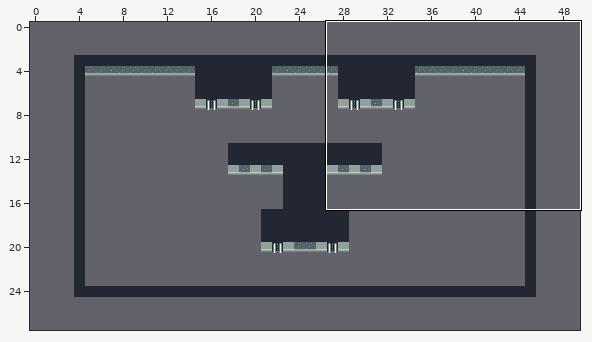
An edit to a level. Tiled map, 6. collisions/scenes/0/0.tmx. The picture above shows the old version from afar; the outline marks the close-up.
Close-up. Before:
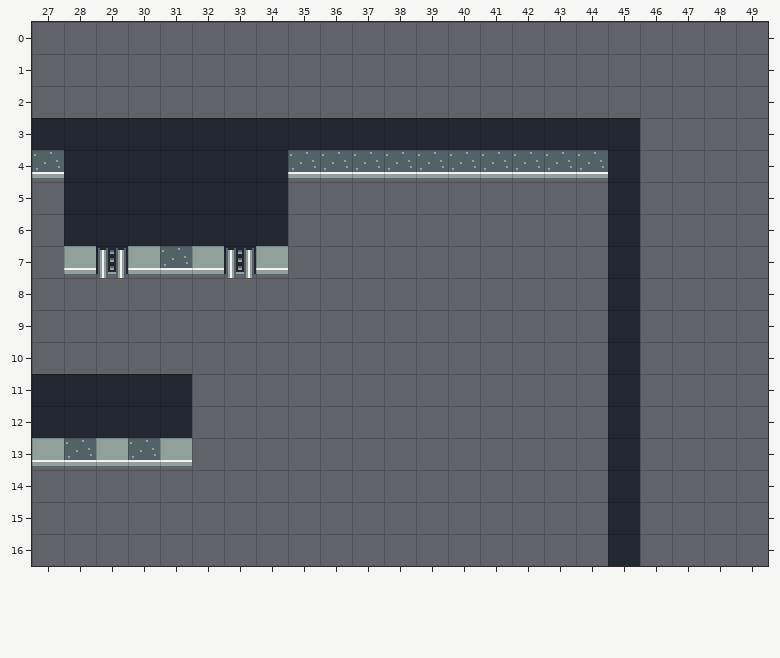
Cells are 16x16 px. Shown: x 27..49, y 0..16. The commit also changed other parts of the map, which this record leaves out.
After:
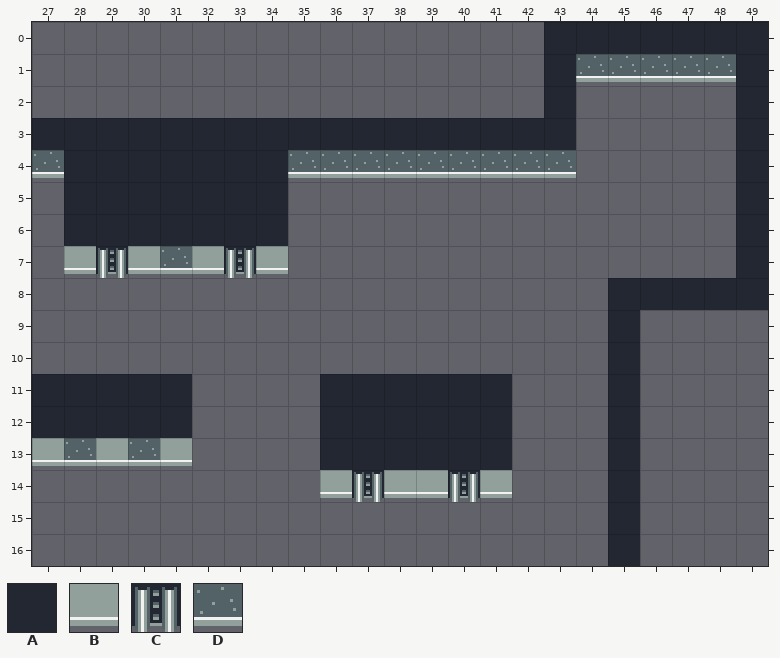
Key: from "tileset_0": A 0, B 1, C 2, D 3.
_ is an empty cell.
Change:
{"where": "layer \"blocks\""}
{"y":0,"x":43,"old":"_______","new":"AAAAAAA"}
{"y":1,"x":43,"old":"_______","new":"ADDDDDA"}
{"y":2,"x":43,"old":"_","new":"A"}
{"y":2,"x":49,"old":"_","new":"A"}
{"y":3,"x":44,"old":"AA","new":"__"}
{"y":3,"x":49,"old":"_","new":"A"}
{"y":4,"x":44,"old":"DA","new":"__"}
{"y":4,"x":49,"old":"_","new":"A"}
{"y":5,"x":45,"old":"A","new":"_"}
{"y":5,"x":49,"old":"_","new":"A"}
{"y":6,"x":45,"old":"A","new":"_"}
{"y":6,"x":49,"old":"_","new":"A"}
{"y":7,"x":45,"old":"A","new":"_"}
{"y":7,"x":49,"old":"_","new":"A"}
{"y":8,"x":46,"old":"____","new":"AAAA"}
{"y":11,"x":36,"old":"______","new":"AAAAAA"}
{"y":12,"x":36,"old":"______","new":"AAAAAA"}
{"y":13,"x":36,"old":"______","new":"AAAAAA"}
{"y":14,"x":36,"old":"______","new":"BCBBCB"}
{"label":"changed","picture_box":[544,22,768,310]}
{"label":"added","picture_box":[320,374,512,502]}
